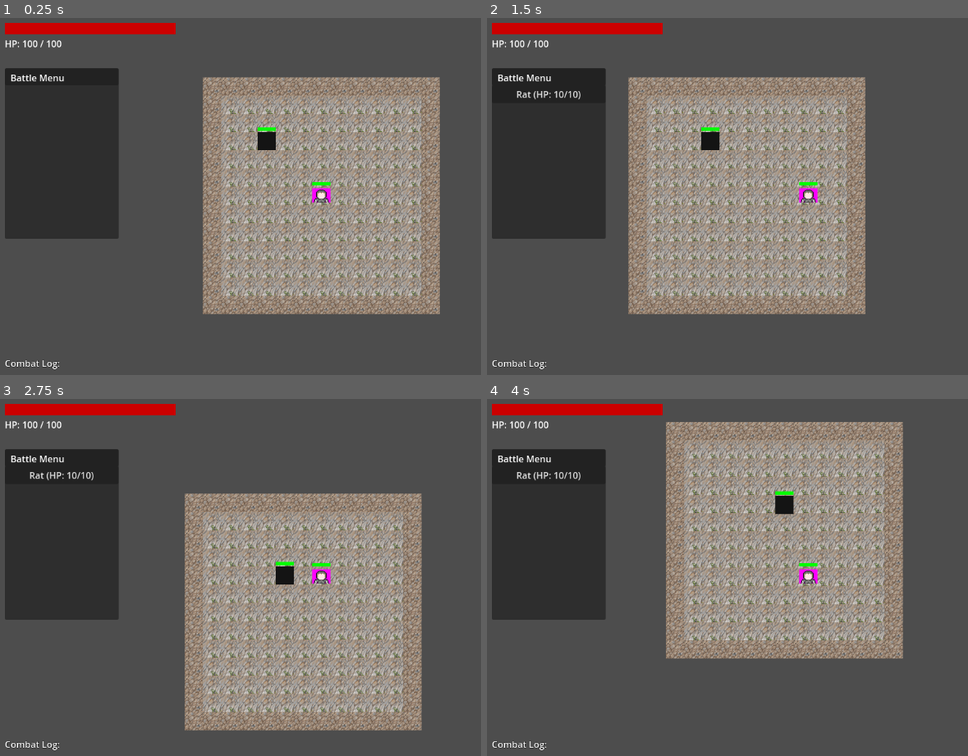
Above: before the commit, frames 1-4 (two rows, left to right).
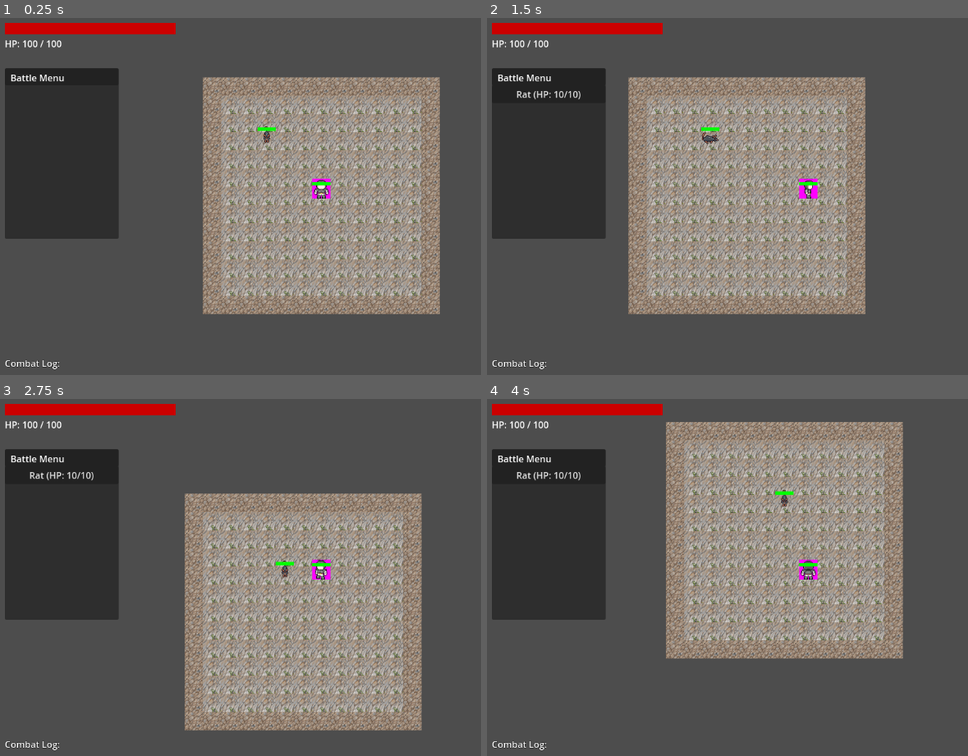
Above: after the commit, the same moments.

Repository: FlipM/Game2D
Game: Godot game, scene res://scenes/entities/World.tscn
Two runs of this game, one before a commit and one after it. Both use one fixed random seed, a clock stepped at 60 frames per second and the inputs below. This scene is started directly instead of the project's main scene.
Inputs (mouse positions are in pixels of both pictures, inside the frame that each line leads up to):
- Up to frame 1 (0.25 s): no input
- Up to frame 2 (1.5 s): tap Enter at 0.5 s; move the mouse to (953, 178) at 0.52 s; hold Right (ui_right) 0.53-1.25 s; click (953, 178) at 0.67 s; drag from (679, 214) to (775, 267) at 1.27 s
- Up to frame 3 (2.75 s): move the mouse to (384, 495) at 2.02 s; hold Right (ui_right) from 2.03 s (still down); click (384, 495) at 2.17 s
- Up to frame 4 (4 s): release Right (ui_right) at 2.75 s; drag from (775, 648) to (612, 520) at 2.77 s; move the mouse to (outside the picture) at 3.52 s; hold Left (ui_left) from 3.53 s (still down); click (outside the picture) at 3.67 s

The runs differ from the first frame. In frame 1, 0.4% of the frame differs, in the area x 53-69%, y 30-52%; in frame 2, 0.4%; in frame 3, 0.4%; in frame 4, 0.4%, in the area x 59-69%, y 25-52%.

Commit message:
New sprites logic, based on movement, and minor bug fixes with damage exhibition.

Diff:
--- a/scenes/entities/Creature.tscn
+++ b/scenes/entities/Creature.tscn
@@ -27,20 +27,22 @@
 size = Vector2(28, 28)
 
 [node name="Creature" type="CharacterBody2D"]
+y_sort_enabled = true
 script = ExtResource("1")
 
 [node name="CollisionShape2D" type="CollisionShape2D" parent="."]
 shape = SubResource("RectangleShape2D_creature")
 
 [node name="Sprite2D" type="Sprite2D" parent="."]
-z_index = 10
+y_sort_enabled = true
+hframes = 9
+vframes = 8
 
 [node name="HPBar" parent="." instance=ExtResource("2")]
 offset_left = -16.0
 offset_top = -24.0
 offset_right = 16.0
 offset_bottom = -18.0
-z_index = 15
 
 [node name="Highlights" parent="." instance=ExtResource("8")]
 
--- a/scenes/entities/Player.tscn
+++ b/scenes/entities/Player.tscn
@@ -31,6 +31,7 @@
 size = Vector2(28, 28)
 
 [node name="Player" type="CharacterBody2D" groups=["players"]]
+y_sort_enabled = true
 script = ExtResource("1_scripts_Player")
 unit_name = "Player"
 max_hp = 100
@@ -45,11 +46,11 @@
 shape = SubResource("RectangleShape2D_player")
 
 [node name="Sprite2D" type="Sprite2D" parent="."]
+y_sort_enabled = true
 texture = ExtResource("2_texture_Icon")
 hframes = 9
-vframes = 7
+vframes = 5
 frame = 0
-z_index = 10
 
 [node name="Highlights" parent="." instance=ExtResource("10")]
 
@@ -58,7 +59,6 @@
 offset_top = -24.0
 offset_right = 16.0
 offset_bottom = -18.0
-z_index = 15
 
 [node name="HealthComponent" type="Node" parent="."]
 script = ExtResource("5")
@@ -76,6 +76,9 @@
 target_highlight = NodePath("../Highlights/TargetHighlight")
 attacker_highlight = NodePath("../Highlights/AttackerHighlight")
 damage_number_scene = ExtResource("9")
+use_directional_sprites = true
+sprite_offset_y = -12.0
+horizontal_priority = true
 
 [node name="MultiplayerSynchronizer" type="MultiplayerSynchronizer" parent="."]
 replication_config = SubResource("SceneReplicationConfig_1")
--- a/scenes/entities/Rat.tscn
+++ b/scenes/entities/Rat.tscn
@@ -2,7 +2,6 @@
 
 [ext_resource type="Script" path="res://scripts/entities/Rat.gd" id="1_rat_script"]
 [ext_resource type="PackedScene" uid="uid://creature_base" path="res://scenes/entities/Creature.tscn" id="1"]
-[ext_resource type="Texture2D" path="res://assets/rat_sprite.png" id="2"]
 
 [node name="Rat" groups=["creatures"] instance=ExtResource("1")]
 script = ExtResource("1_rat_script")
@@ -14,4 +13,16 @@
 attack_interval = 2.0
 
 [node name="Sprite2D" parent="." index="1"]
-texture = ExtResource("2")
+texture = null
+hframes = 9
+vframes = 8
+frame = 0
+
+[node name="VisualsComponent" parent="." index="6"]
+use_directional_sprites = true
+base_frame = 0
+sprite_offset_y = -12.0
+down_row = 0
+left_row = 1
+right_row = 2
+up_row = 3
--- a/scenes/entities/World.tscn
+++ b/scenes/entities/World.tscn
@@ -5,15 +5,18 @@
 [ext_resource type="PackedScene" uid="uid://playerhud_scene" path="res://scenes/ui/PlayerHUD.tscn" id="3_player_hud"]
 
 [node name="World" type="Node2D"]
+y_sort_enabled = true
 script = ExtResource("1_scripts_World")
 
 [node name="Players" type="Node2D" parent="."]
+y_sort_enabled = true
 
 [node name="MultiplayerSpawner" type="MultiplayerSpawner" parent="."]
 _spawnable_scenes = PackedStringArray("res://scenes/entities/Player.tscn")
 spawn_path = NodePath("../Players")
 
 [node name="Creatures" type="Node2D" parent="."]
+y_sort_enabled = true
 
 [node name="CreatureSpawner" type="MultiplayerSpawner" parent="."]
 _spawnable_scenes = PackedStringArray("res://scenes/entities/Rat.tscn")
--- a/scripts/core/MovementComponent.gd
+++ b/scripts/core/MovementComponent.gd
@@ -4,6 +4,7 @@
 
 signal movement_started
 signal movement_finished
+signal direction_changed(direction: Vector2)
 
 @export var speed: float = 100.0
 @export var tile_size: int = 32
@@ -78,6 +79,7 @@
 				_finish_movement()
 			else:
 				target_position = next_pos
+				direction_changed.emit((target_position - parent_body.global_position).normalized())
 				current_path.remove_at(0)
 		elif is_moving:
 			_finish_movement()
@@ -120,6 +122,7 @@
 
 	# Reserve the target immediately
 	target_position = new_target
+	direction_changed.emit(direction)
 	is_moving = true
 	movement_started.emit()
 	stuck_timer = 0.0
@@ -137,6 +140,7 @@
 		var world = get_tree().get_first_node_in_group("world")
 		if world and not world.is_tile_occupied(next_pos, parent_body):
 			target_position = next_pos
+			direction_changed.emit((target_position - parent_body.global_position).normalized())
 			current_path.remove_at(0)
 			is_moving = true
 			movement_started.emit()
--- a/scripts/core/VisualsComponent.gd
+++ b/scripts/core/VisualsComponent.gd
@@ -7,18 +7,55 @@
 @export var attacker_highlight: Control
 @export var damage_number_scene: PackedScene
 
-var is_targeted: bool = false:
-	set(value):
-		is_targeted = value
-		if target_highlight:
-			target_highlight.visible = is_targeted
+# Directional Sprite Settings (SOLID principle: generic behavior)
+@export var use_directional_sprites: bool = false
+@export var base_frame: int = 0
+@export var frames_per_row: int = 9 # Total columns in the sheet
+@export var sprite_offset_y: float = -8.0 # Move sprite up for perspective
+@export var horizontal_priority: bool = true # For diagonal movement calculation
+@export var flip_h_for_left: bool = false # Some sheets only have Right and use Flip for Left
+
+@export_group("Direction Rows")
+@export var down_row: int = 0
+@export var left_row: int = 1
+@export var right_row: int = 2
+@export var up_row: int = 3
+
+var current_facing: Vector2 = Vector2.DOWN
+
+func load_texture_safe(path: String):
+	if not sprite: return
+
+	# In some environments (headless/no editor), Godot fails to load unimported assets as resources.
+	# We'll use Image load for PNGs and avoid load() entirely for them to silence the console error.
+	if path.ends_with(".png"):
+		if FileAccess.file_exists(path):
+			var img = Image.load_from_file(ProjectSettings.globalize_path(path))
+			if img:
+				sprite.texture = ImageTexture.create_from_image(img)
+				if use_directional_sprites:
+					_apply_direction_frame()
+				return
+		else:
+			push_error("VisualsComponent: File not found at %s" % path)
+			return
+
+	# Fallback to standard load for other types (non-PNG)
+	var tex = load(path)
+	if tex:
+		sprite.texture = tex
+	else:
+		push_error("VisualsComponent: Failed to load resource from %s" % path)
 
 func setup(health: Node, combat: Node):
+	if sprite:
+		# Perspective adjustment: move sprite up so its feet are at the origin
+		# and allow it to overlap tiles above.
+		sprite.offset.y = sprite_offset_y
+
 	if health:
 		if health.has_signal("health_changed"):
 			health.health_changed.connect(_on_health_changed)
-		if health.has_signal("damaged"):
-			health.damaged.connect(_on_damaged)
 
 		var current_hp = health.get("current_health")
 		var max_hp = health.get("max_health")
@@ -28,6 +65,59 @@
 	if combat:
 		if combat.has_signal("target_changed"):
 			combat.target_changed.connect(_on_target_changed)
+
+	# Force initial frame calculation based on current_facing or default
+	if use_directional_sprites:
+		_apply_direction_frame()
+
+func update_facing(direction: Vector2):
+	if not use_directional_sprites or not sprite:
+		return
+
+	var facing = _get_cardinal_direction(direction)
+	if facing == Vector2.ZERO:
+		return
+
+	current_facing = facing
+	_apply_direction_frame()
+
+func _get_cardinal_direction(dir: Vector2) -> Vector2:
+	if dir == Vector2.ZERO: return Vector2.ZERO
+
+	if horizontal_priority:
+		if abs(dir.x) >= abs(dir.y):
+			return Vector2.RIGHT if dir.x > 0 else Vector2.LEFT
+		else:
+			return Vector2.DOWN if dir.y > 0 else Vector2.UP
+	else:
+		if abs(dir.y) >= abs(dir.x):
+			return Vector2.DOWN if dir.y > 0 else Vector2.UP
+		else:
+			return Vector2.RIGHT if dir.x > 0 else Vector2.LEFT
+
+func _apply_direction_frame():
+	if not sprite: return
+
+	var row_offset = down_row
+	match current_facing:
+		Vector2.LEFT: row_offset = left_row
+		Vector2.RIGHT: row_offset = right_row
+		Vector2.UP: row_offset = up_row
+
+	# Handle flip_h for left if configured
+	if flip_h_for_left and current_facing == Vector2.LEFT:
+		sprite.flip_h = true
+		row_offset = right_row # Use right-facing row
+	elif flip_h_for_left and current_facing == Vector2.RIGHT:
+		sprite.flip_h = false
+
+	sprite.frame = base_frame + (row_offset * frames_per_row)
+
+var is_targeted: bool = false:
+	set(value):
+		is_targeted = value
+		if target_highlight:
+			target_highlight.visible = is_targeted
 
 func _on_health_changed(current, maximum):
 	if hp_bar:
--- a/scripts/entities/Creature.gd
+++ b/scripts/entities/Creature.gd
@@ -23,6 +23,8 @@
 	_apply_stats()
 	visuals.setup(health, combat)
 	health.died.connect(die)
+	if movement:
+		movement.direction_changed.connect(visuals.update_facing)
 
 func _apply_stats():
 	health.max_health = max_hp
@@ -110,6 +112,8 @@
 
 func take_damage(amount: int):
 	health.take_damage(amount)
+	if multiplayer.is_server() and amount > 0:
+		spawn_damage_number.rpc(amount, Color.WHITE)
 
 @rpc("any_peer", "call_local")
 func spawn_damage_number(amount: int, color: Color):
--- a/scripts/entities/Player.gd
+++ b/scripts/entities/Player.gd
@@ -25,9 +25,14 @@
 	visuals.setup(health, combat)
 	health.died.connect(die)
 
-	if is_multiplayer_authority():
+	if movement:
+		movement.direction_changed.connect(visuals.update_facing)
+
+	if multiplayer.is_server():
 		combat.attacked.connect(_on_attacked)
 		health.damaged.connect(_on_damaged)
+
+	if is_multiplayer_authority():
 		$Camera2D.enabled = true
 
 func _apply_stats():
@@ -121,11 +126,19 @@
 		hud.add_log(text)
 
 func _on_attacked(target, damage):
+	if not multiplayer.is_server(): return
+
 	var target_name = "Creature"
 	if "unit_name" in target:
 		target_name = target.unit_name
-	add_to_log.rpc("You hit %s for %d damage" % [target_name, damage])
+
+	var peer_id = get_multiplayer_authority()
+	add_to_log.rpc_id(peer_id, "You hit %s for %d damage" % [target_name, damage])
 
 func _on_damaged(amount):
+	if not multiplayer.is_server(): return
+
 	if amount > 0:
-		add_to_log.rpc("You took %d damage!" % amount)
+		var peer_id = get_multiplayer_authority()
+		add_to_log.rpc_id(peer_id, "You took %d damage!" % amount)
+		spawn_damage_number.rpc(amount, Color.RED)
--- a/scripts/entities/Rat.gd
+++ b/scripts/entities/Rat.gd
@@ -4,3 +4,6 @@
 	aggression_type = "Aggressive"
 	move_interval = 0.8
 	super._ready()
+
+	if visuals:
+		visuals.load_texture_safe("res://assets/dog_cat_rat.png")
Binary file added: assets/dog_cat_rat.png
